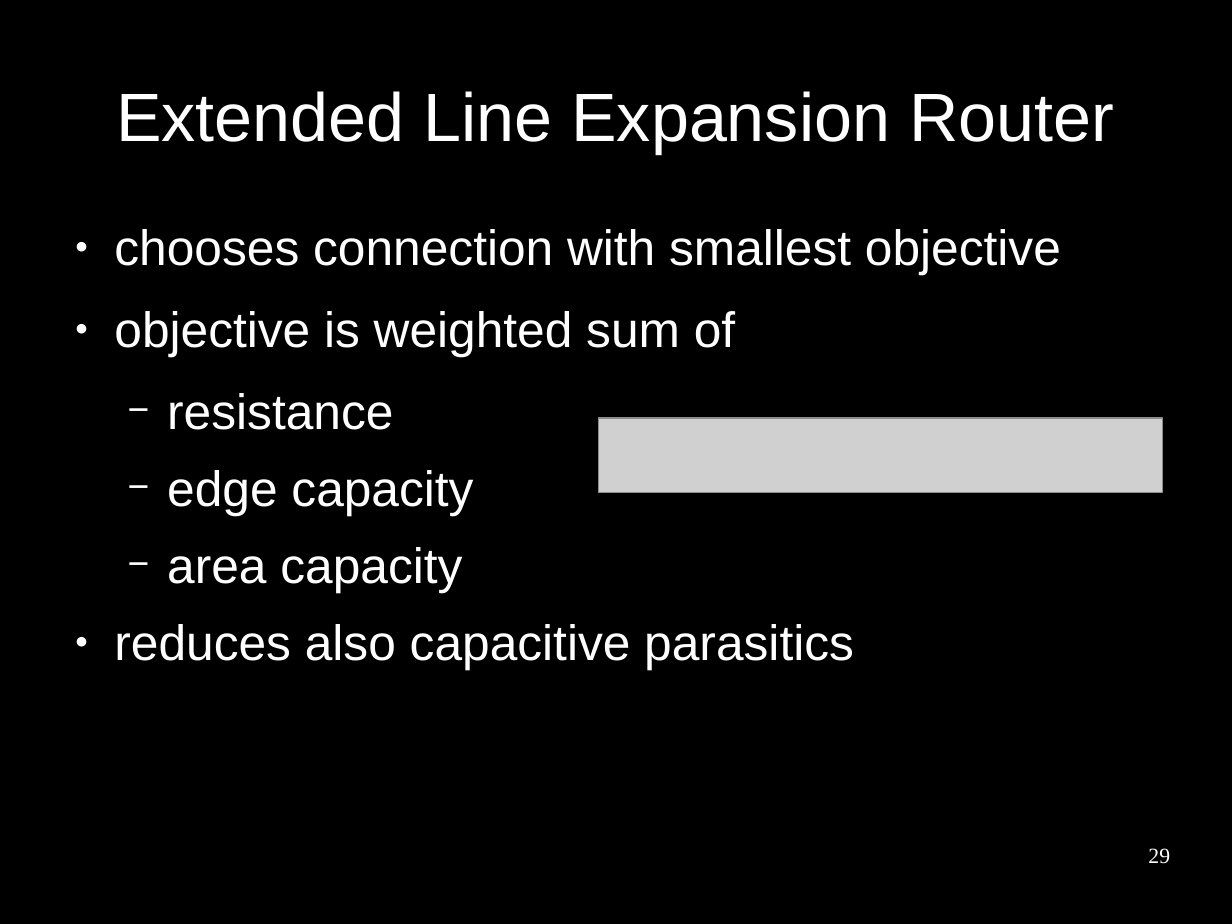
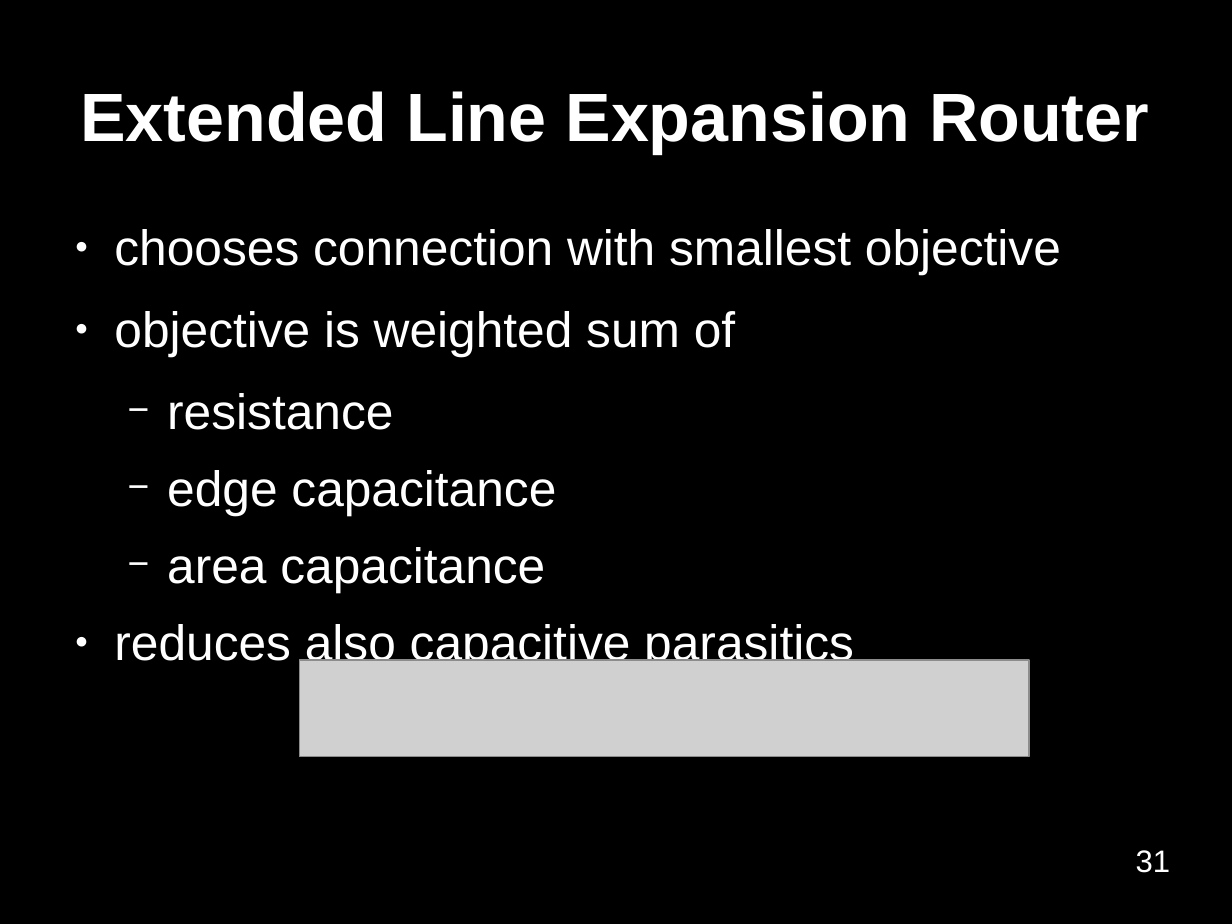
Before and after one commit to benediktibk/bachelorthesis, a slide deck: slide 31 of presentation.odp (slide 29 before the commit). Drawn at 1232x924 pixels with LibreOffice and Linux fonts; fonts in the diff are those of the drawing; grey boxes stand for pictures; background and template pictures are left out. Boxes give left, top, right and bottom in pixels: in the first picture for what was removed or moved away, otherwise in the second. Text is boxed around its words. In the diff, an @@ line names an element or a change of style, - is before the commit and + after.

```diff
--- a/presentation.odp
+++ b/presentation.odp
@@ title "Extended Line Expansion Router" at (80,91,1149,153): bold on @@
@@ text at (167,470,556,593): text changed @@
-  − edge capacity
-  − area capacity
+  − edge capacitance
+  − area capacitance
@@ picture: place and size @@
-picture at (598,418,1163,493)
+picture at (300,661,1030,758)
@@ page number at (1136,850,1171,873): text changed; size 14 to 20 pt; font Times New Roman to Arial @@
-29
+31
```
Also in this commit, not shown: 40 other slides changed, 2 slides added, 1 other file.
